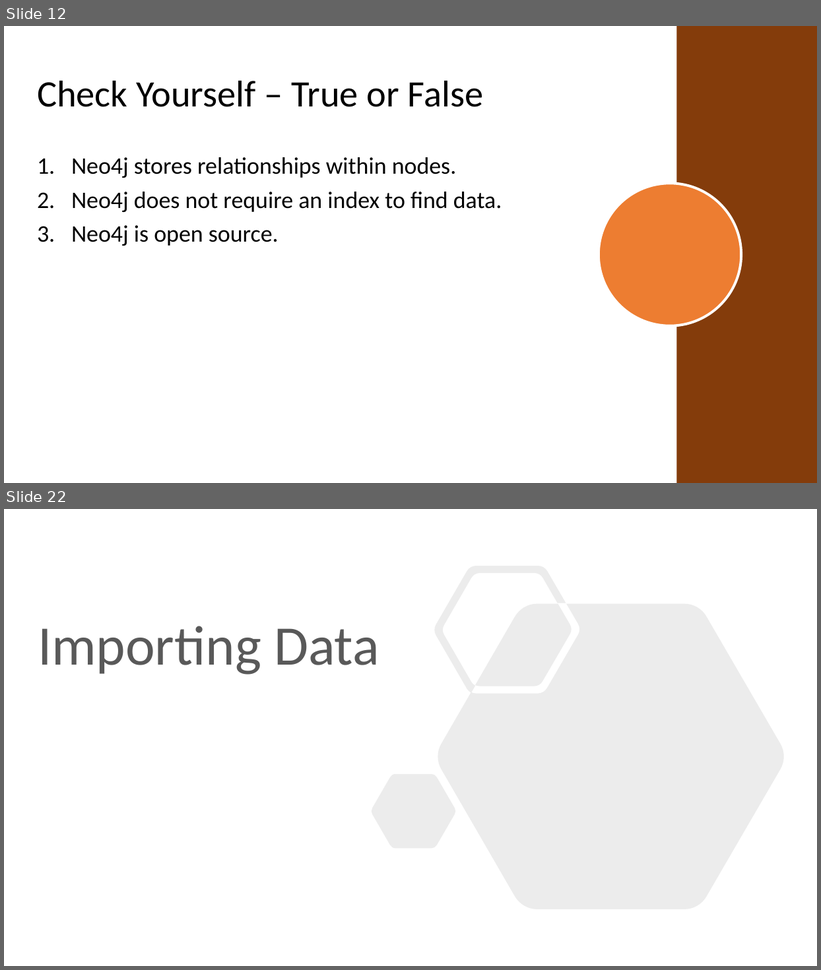
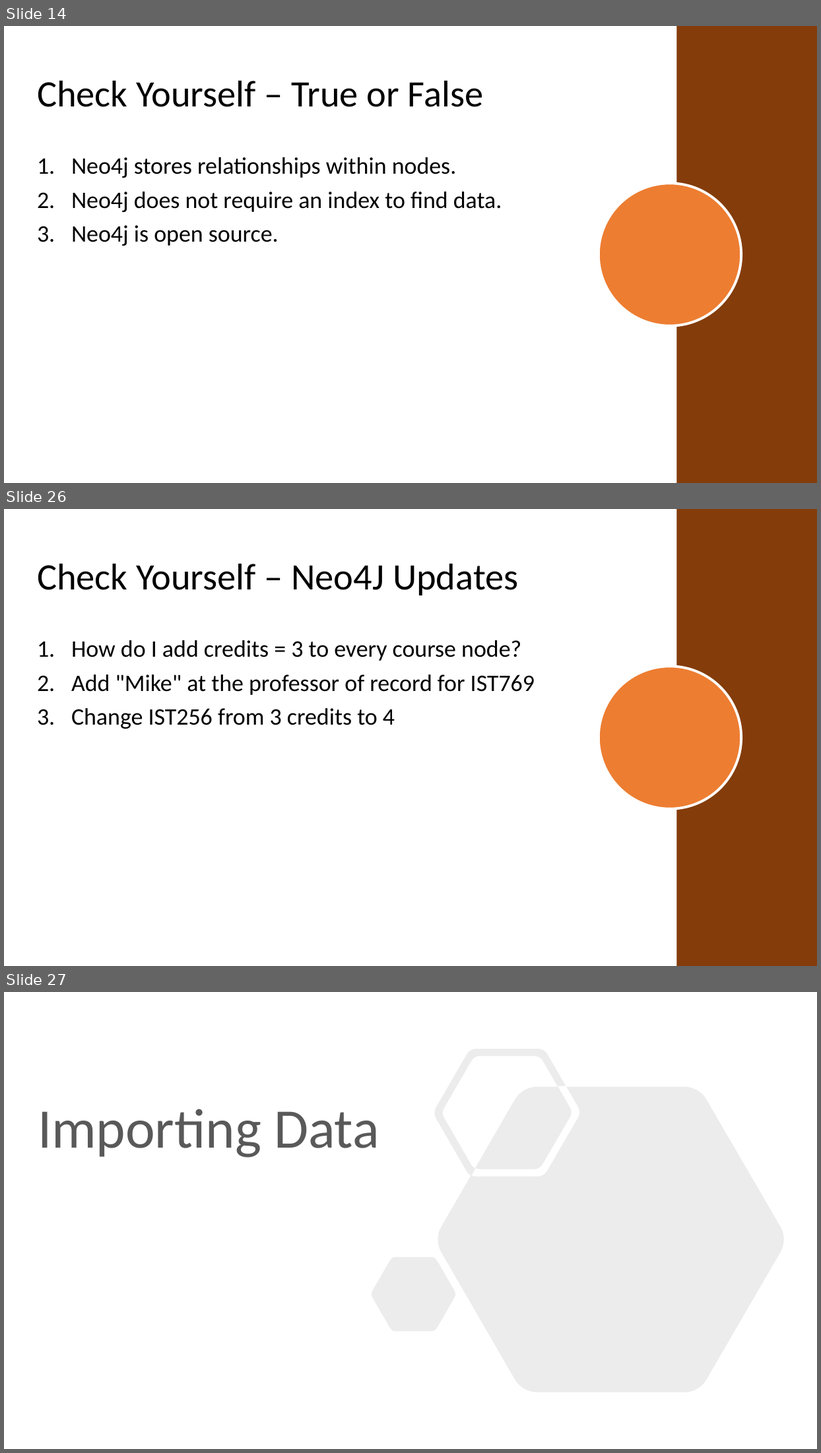
Before and after one commit to mafudge/ist769-old, a slide deck: content/I-Graph/I-Graph.pptx. Shown one above the other, each under a label of ours: slides 12 and 22 before the commit, slides 14, 26 and 27 after it; the slides between them are not shown. The pictures are 821x970 and 821x1453 pixels, drawn with LibreOffice and Linux fonts; fonts in the diff are those of the drawing; background and template pictures are left out. Boxes give left, top, right and bottom in pixels: in the first picture for what was removed or moved away, otherwise in the second. Text is boxed around its words. In the diff, an @@ line names an element or a change of style, - is before the commit and + after.

```diff
--- a/content/I-Graph/I-Graph.pptx
+++ b/content/I-Graph/I-Graph.pptx
@@ slide 26 added at [4, 509, 817, 966], background #FFFFFF; not listed: 2 template elements that a slide beside it also shows @@
@@ title added at [37, 563, 518, 595], 44 pt, text #000000 @@
+Check Yourself – Neo4J Updates
@@ text added at [71, 640, 535, 729], 28 pt, text #000000 @@
+1. How do I add credits = 3 to every course node?
+2. Add "Mike" at the professor of record for IST769
+3. Change IST256 from 3 credits to 4
@@ what was slide 12 is now slide 14 @@
@@ what was slide 22 is now slide 27 @@
```
Also in this commit, not shown: 8 slides changed, 18 other slides added, 9 slides removed, 4 other files.
